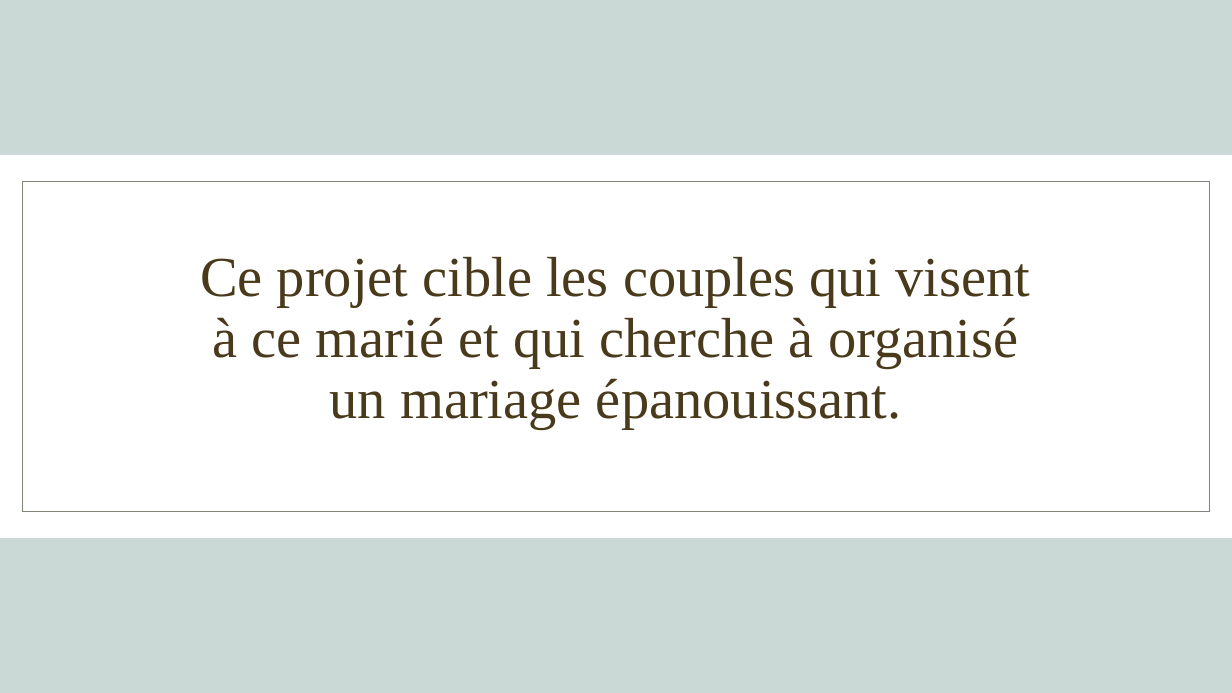
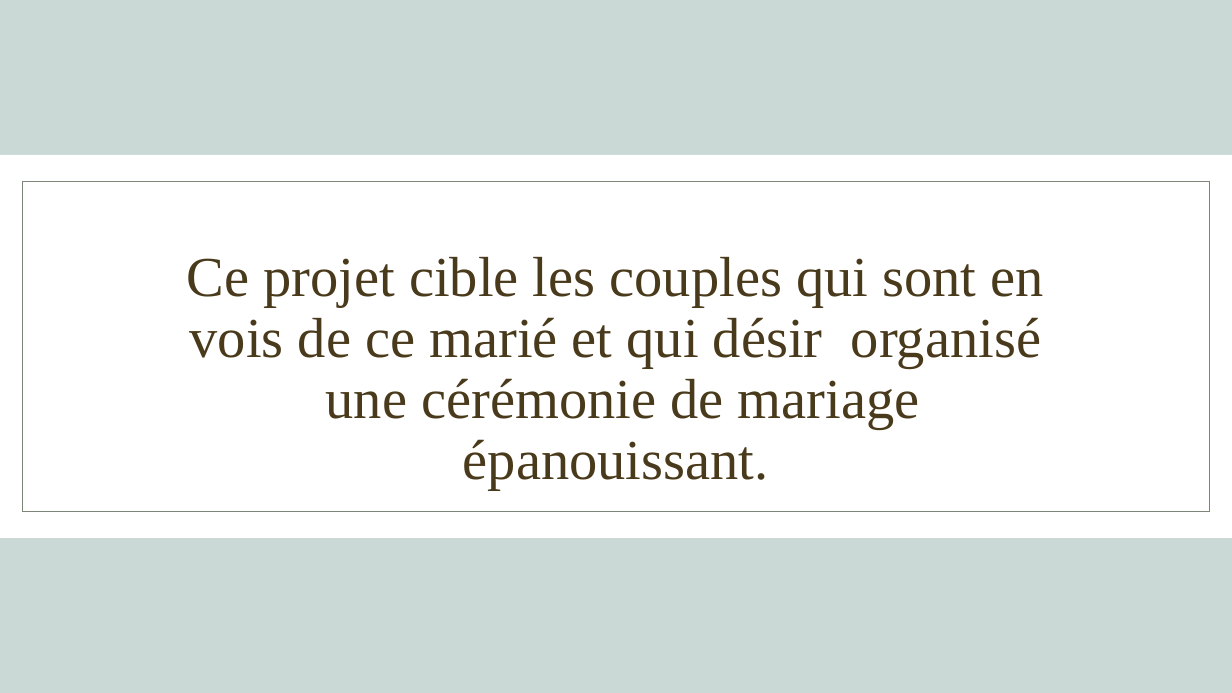
Before and after one commit to AbouSoulama/Projet_de_fin_de_formation_Aboubacar_Soulama, a slide deck: slide 12 of SOULAMA_Aboubacar_CONCEPTION PROJET DE FIN DE FORMATION.pptx. Drawn at 1232x693 pixels with LibreOffice and Linux fonts; fonts in the diff are those of the drawing; background and template pictures are left out. Boxes give left, top, right and bottom in pixels: in the first picture for what was removed or moved away, otherwise in the second. Text is boxed around its words. In the diff, an @@ line names an element or a change of style, - is before the commit and + after.

```diff
--- a/SOULAMA_Aboubacar_CONCEPTION PROJET DE FIN DE FORMATION.pptx
+++ b/SOULAMA_Aboubacar_CONCEPTION PROJET DE FIN DE FORMATION.pptx
@@ title at [187, 257, 1044, 490]: text changed @@
-Ce projet cible les couples qui visent à ce marié et qui cherche à organisé un mariage épanouissant.
+Ce projet cible les couples qui sont en vois de ce marié et qui désir organisé une cérémonie de mariage épanouissant.
```
Also in this commit, not shown: 12 other slides changed, 2 slides added, 12 other files.
